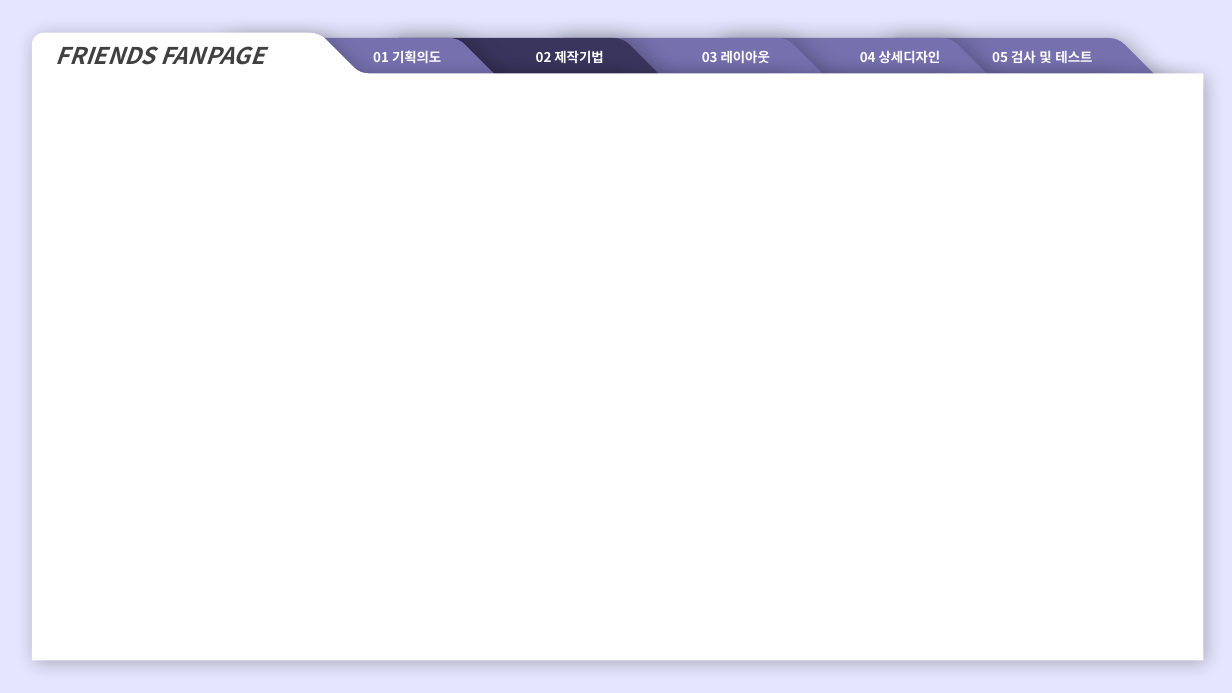
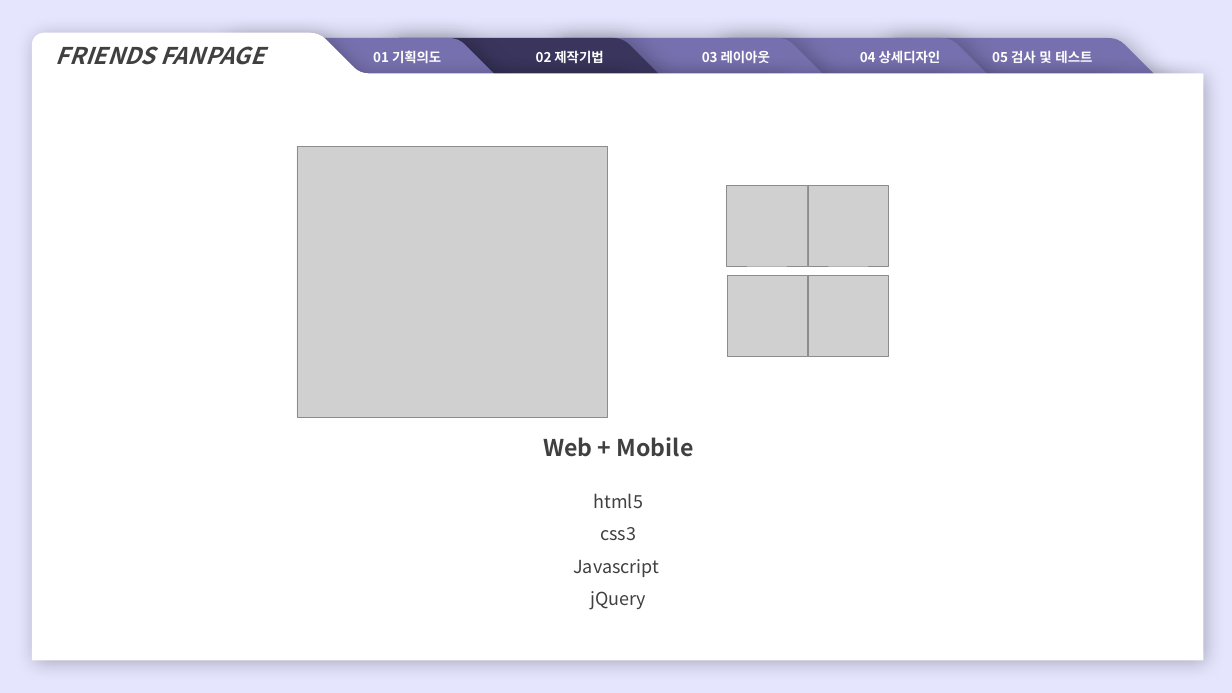
Before and after one commit to toreetutu/toree_PJ, a slide deck: slide 4 of 도깨비응용PJ_FRIENDS_v3/선우현_FRIENDS.pptx. Drawn at 1232x693 pixels with LibreOffice and Linux fonts; fonts in the diff are those of the drawing; grey boxes stand for pictures. Boxes give left, top, right and bottom in pixels: in the first picture for what was removed or moved away, otherwise in the second. Text is boxed around its words. In the diff, an @@ line names an element or a change of style, - is before the commit and + after.

```diff
--- a/도깨비응용PJ_FRIENDS_v3/선우현_FRIENDS.pptx
+++ b/도깨비응용PJ_FRIENDS_v3/선우현_FRIENDS.pptx
@@ picture added at (x1=297, y1=146, x2=607, y2=417) @@
@@ group added at (x1=727, y1=186, x2=889, y2=357): 4 pictures @@
@@ text added at (x1=543, y1=437, x2=694, y2=610), 14 pt, text #404040 @@
+Web + Mobile
+html5
+css3
+Javascript
+jQuery
```
Also in this commit, not shown: 5 other slides changed, 4 slides added, 20 other files.
